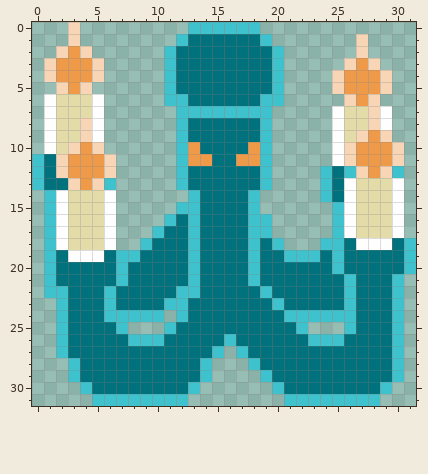
One commit to this pixel-art sprite: assets/enemies/lustre.png. Above is the file before it was changed.
The file is 32x32 pixels.
Now the later version:
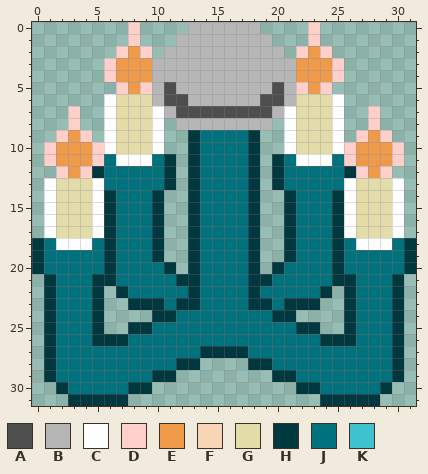
Palette (. is transparent): A #4e4e4e  B #b6b6b6  C #fefeff  D #ffcfca  E #ef9a49  F #f8d5b4  G #e4dca8  H #003840  J #00727d  K #3ec2cd
Changes in this commit:
Changed rows in their new state; - is an unchanged pixel.
first column x 0:
 0 ---.----D----BBBBBB----D--------
 1 ---.----D---BBBBBBBB---D---.----
 2 --...--DED-BBBBBBBBBB-DED--.----
 3 -.....DEEEBBBBBBBBBBBBEEED...---
 4 -.....DEEEBBBBBBBBBBBBEEED....--
 5 --...--DEDBABBBBBBBBABDED.....--
 6 -.....CGGGBAABBBBBBAABGGGC...---
 7 -..D..CGGGCBAAAAAAAABCGGG-..D.--
 8 -..D..CGGGC-BBBBBBBB-CGGG-..D.--
 9 -.DED.CGGGC-.H----H.-CGGG-.D-D--
10 -DEE-DCGGGC-.H----H.-CGGG-D---D-
11 .DE--DJCCCJH.HJ--JH.HJCCCJD---D-
12 ..D-DHJJJJJH.H----H.HJJJJ-HD-D.-
13 .CGGGCJJJJJH.H----H.HJJJJ-------
14 -CG--CHJJJH--H----H--HJJJH------
15 -CG--CHJJJH-.H----H--HJJJH------
16 -CG--CHJJJH..H----H.-HJJJH------
17 -CG--CHJJJH..H----H.-HJJJH------
18 HJ-CCJHJJJH..H----H..HJJJH-----H
19 HJ-JJJHJJ-H..H----H..HJJ-H-----H
20 HJ----HJ---H.H----H.H----H-----H
21 -H---HHJ----HH----HH-----HH---H-
22 -HJ--H.H----JH----HJ----H.H---H-
23 -HJ--H..HHHJHH----HHJHHH..H---H-
24 -HJ--H....HHJ-------HH....H---H-
25 -HJ--H..HHJJ----------HH--H---H-
26 -HJ--HHHJJJ-----J------JHHH---H-
27 -HJ-----------HHHH------------H-
28 -HJJ--------HH.---HH----------H-
29 -HJJ------HH...----.HH--------H-
30 --HJJ---HH....------..HH-----H--
31 ---HHHHH.....--------...HHHHH---
Where, in picture pixels (left, top, right, bottom), the same in both pictures:
changed: (32, 22, 416, 406)
